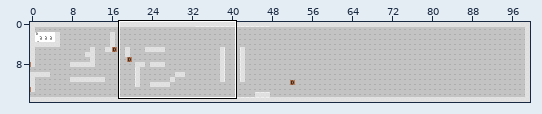
Two states of a Tiled map, AssetsSources/testMap.tmx. Above: a wide view before the commit, with the close-up outlined.
Close-up. As it was:
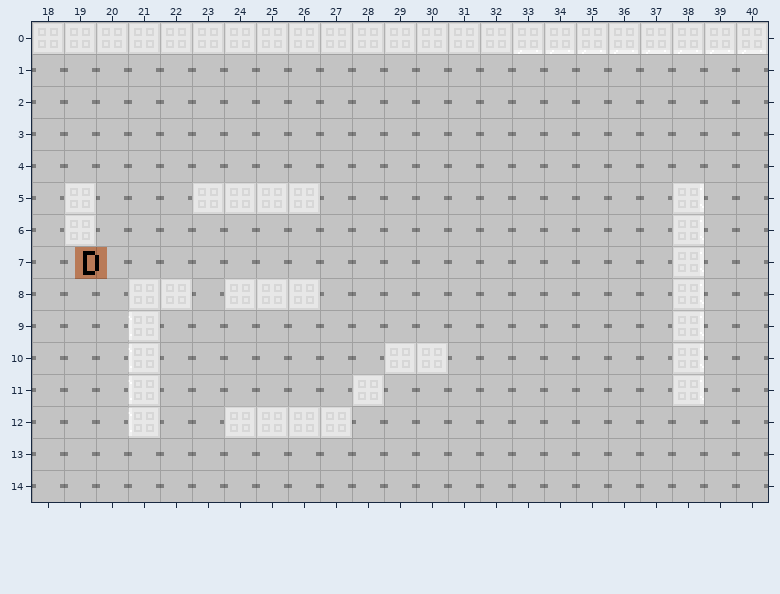
Cells are 16x16 px. Shown: x 18..40, y 0..14.
And afterwards:
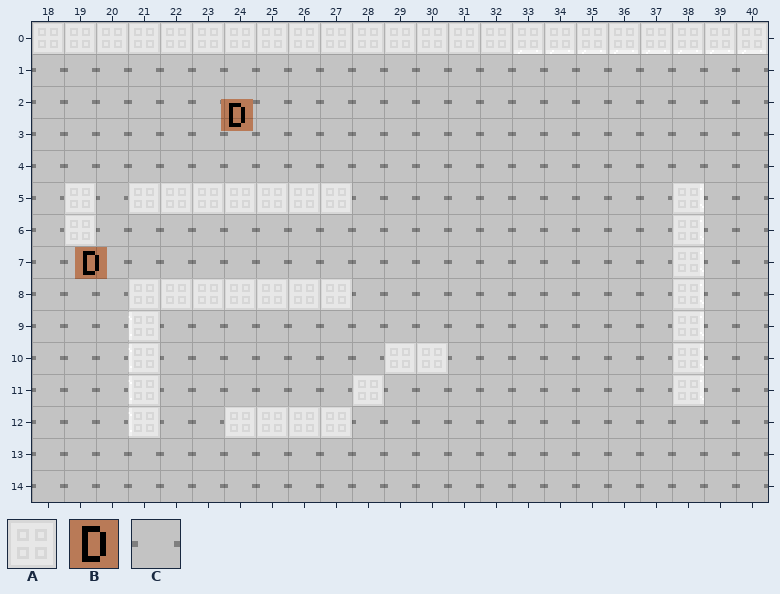
Key: from "test": A 0, B 1, C 3.
_ is an empty cell, . an unchanged one.
Objects are placed by their top-left corner, in cells (3,4 is the top-left corner of cell 3,4); size is 1x1 cell unless given.
Difference:
--- layer "main"
@@ x 21..27 @@
- 5 CC....C
+ 5 AA....A
@@ x 23..27 @@
- 8 C...C
+ 8 A...A
--- layer "Calque d'objets 1"
+B "crate" at 23.9,2.4
